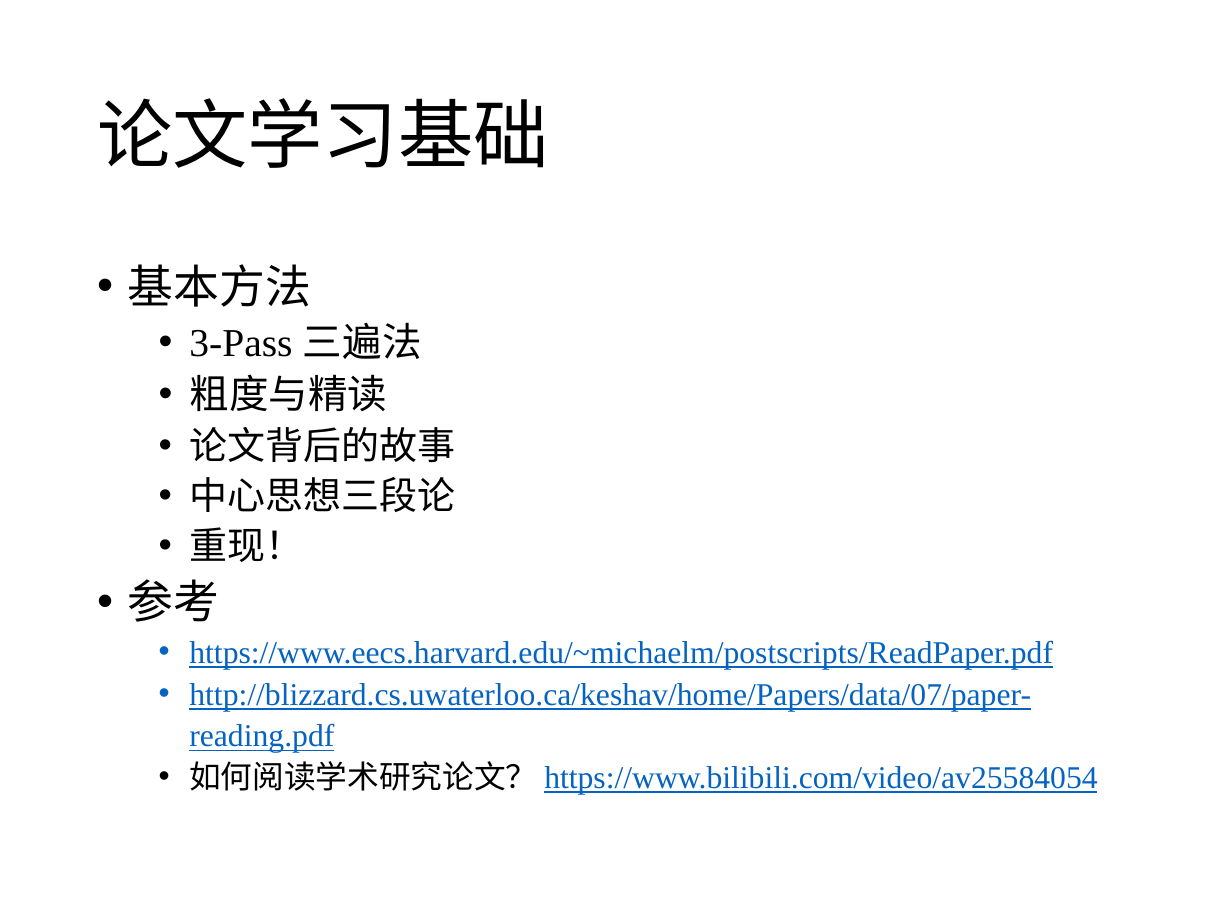
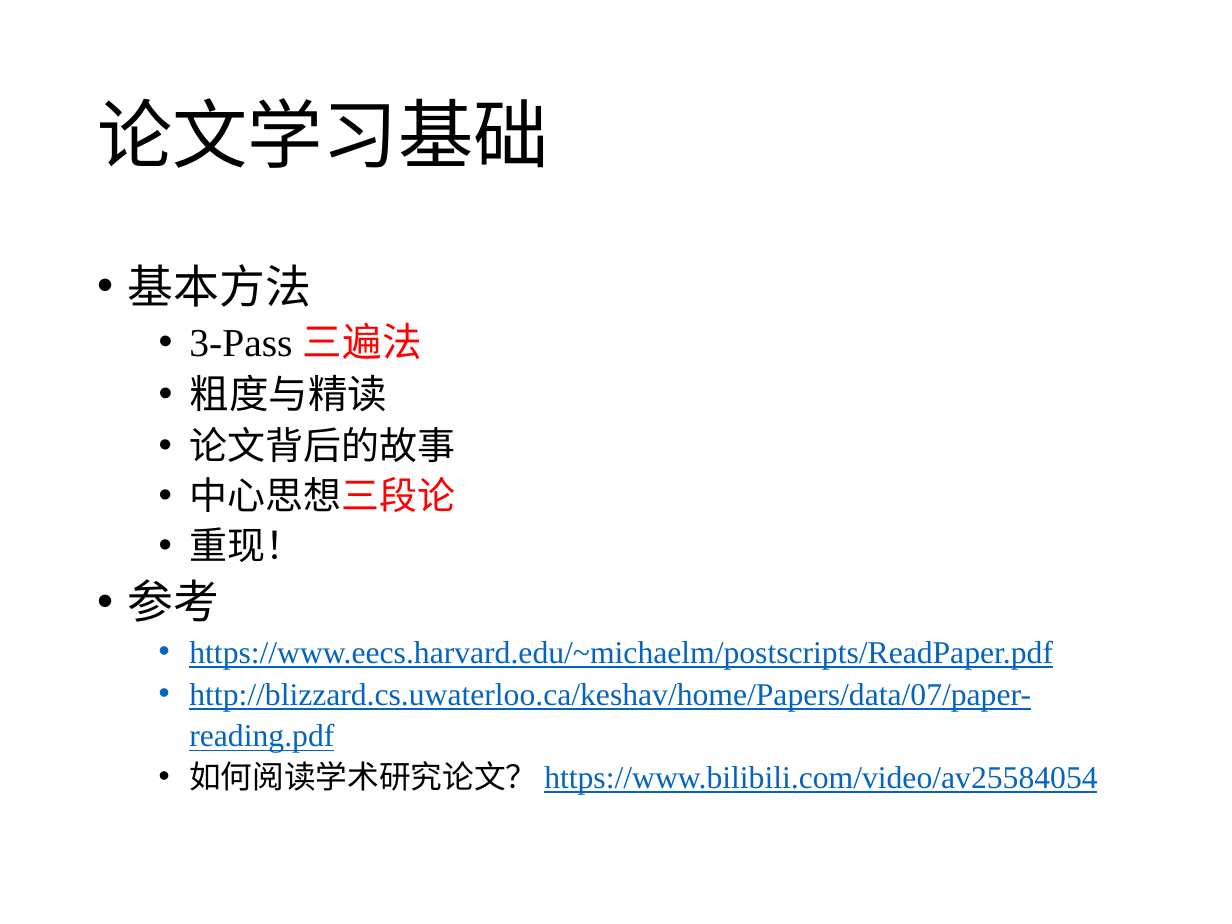
Before and after one commit to cs-course/data-center-course, a slide deck: slide 19 of data-center-2018-c07-08.pptx (slide 17 before the commit). Drawn at 1232x924 pixels with LibreOffice and Linux fonts; fonts in the diff are those of the drawing. Boxes give left, top, right and bottom in pixels: in the first picture for what was removed or moved away, otherwise in the second. Text is boxed around its words. In the diff, an @@ line names an element or a change of style, - is before the commit and + after.

```diff
--- a/data-center-2018-c07-08.pptx
+++ b/data-center-2018-c07-08.pptx
@@ text at (x1=189, y1=322, x2=455, y2=512): text colour #000000 to #FF0000 in "三遍法", "中心思想三段论" @@
```
Also in this commit, not shown: 1 other slide changed, 2 slides added.
